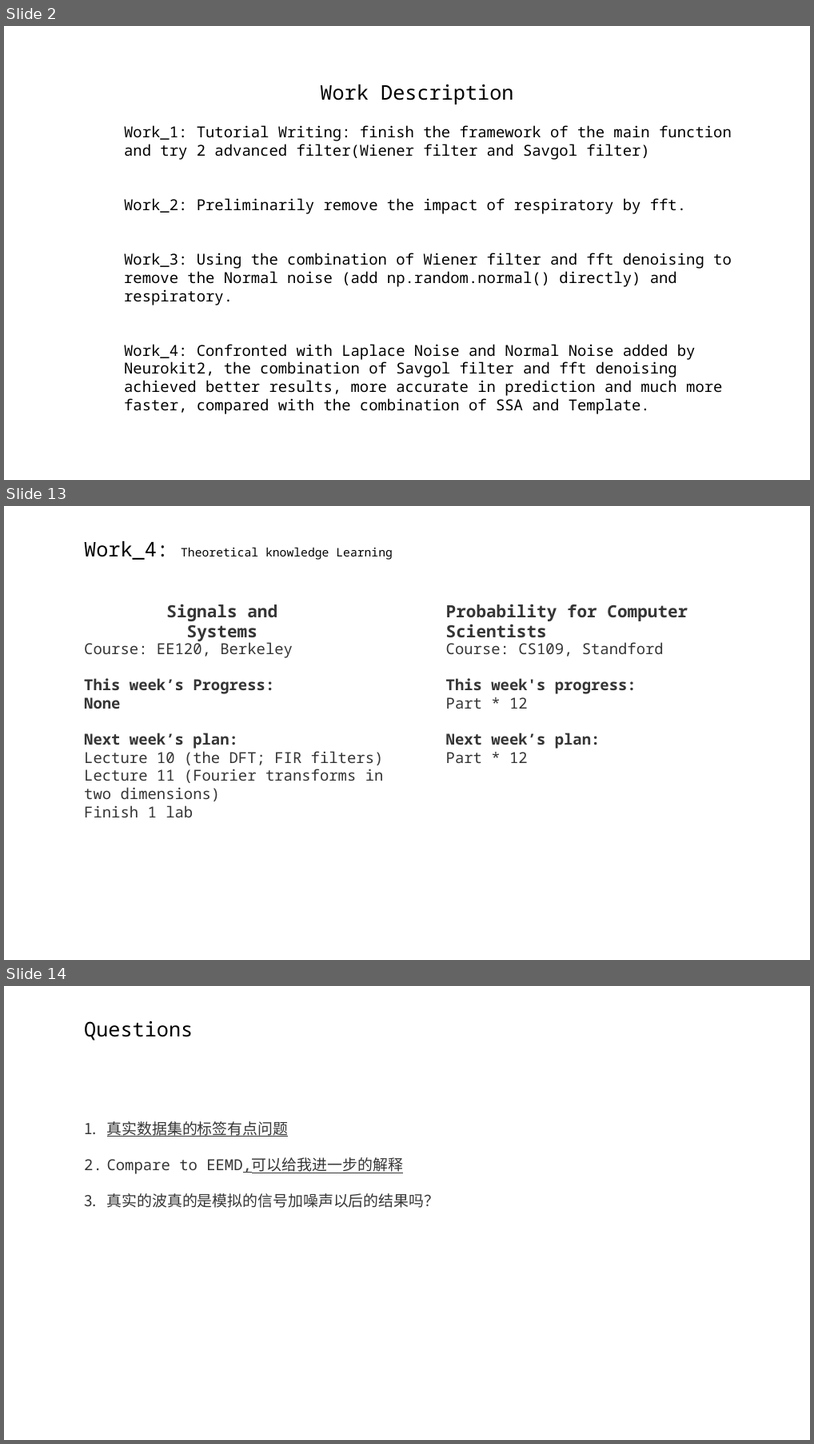
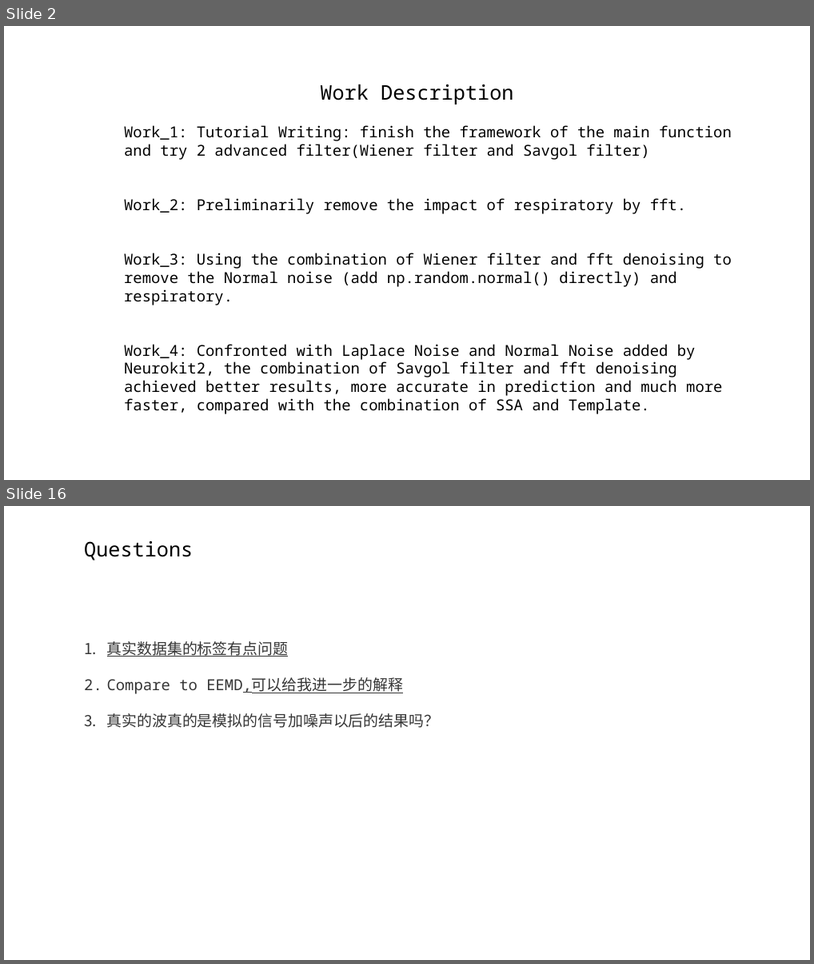
Before and after one commit to A-Big-Tortoise/Presentation, a slide deck: Presentation_911_JiayuChen.pptx. Shown one above the other, each under a label of ours: slides 2, 13 and 14 before the commit, slides 2 and 16 after it; the slides between them are not shown. The pictures are 814x1444 and 814x964 pixels, drawn with LibreOffice and Linux fonts; fonts in the diff are those of the drawing. Boxes give left, top, right and bottom in pixels: in the first picture for what was removed or moved away, otherwise in the second. Text is boxed around its words. In the diff, an @@ line names an element or a change of style, - is before the commit and + after.

```diff
--- a/Presentation_911_JiayuChen.pptx
+++ b/Presentation_911_JiayuChen.pptx
@@ slide 13 removed at (x1=4, y1=506, x2=810, y2=960), background #FFFFFF @@
@@ text removed at (x1=84, y1=541, x2=393, y2=560) @@
-Work_4: Theoretical knowledge Learning
@@ text removed at (x1=166, y1=604, x2=278, y2=643) @@
-Signals and Systems
@@ text removed at (x1=446, y1=604, x2=688, y2=637) @@
-Probability for Computer Scientists
@@ text removed at (x1=84, y1=640, x2=384, y2=817) @@
-Course: EE120, Berkeley
-This week’s Progress:
-None
-Next week’s plan:
-Lecture 10 (the DFT; FIR filters)
-Lecture 11 (Fourier transforms in two dimensions)
-Finish 1 lab
@@ text removed at (x1=446, y1=642, x2=664, y2=763) @@
-Course: CS109, Standford
-This week's progress:
-Part * 12
-Next week’s plan:
-Part * 12
@@ what was slide 14 is now slide 16 @@
```
Also in this commit, not shown: 10 slides changed, 3 slides added.
